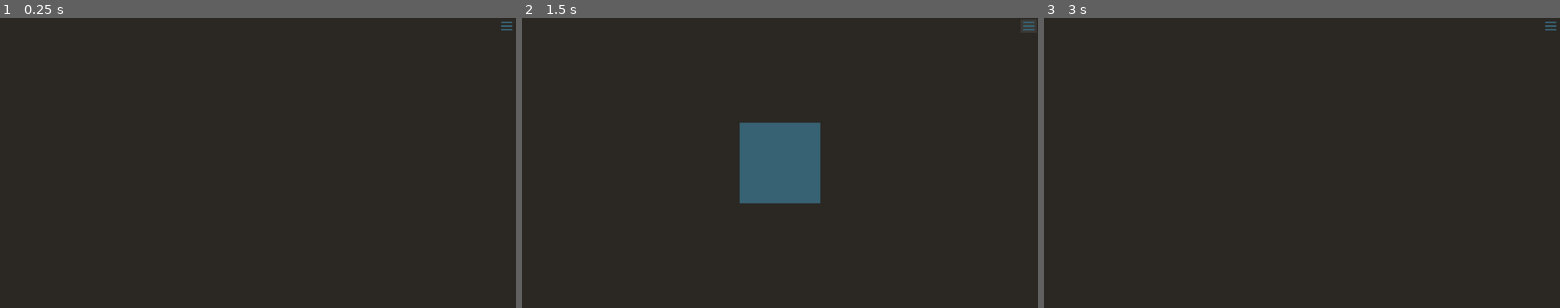
Above: before the commit, frames 1-3 (left to right).
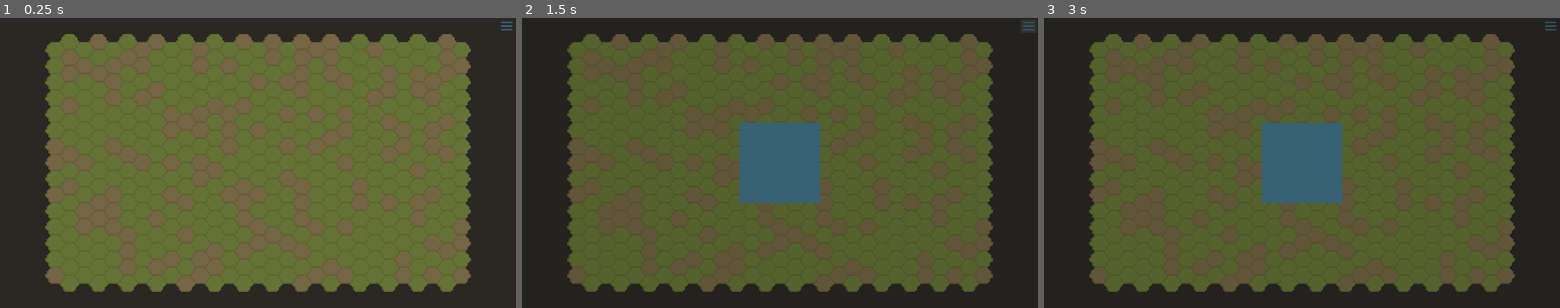
Above: after the commit, the same moments.

Repository: anniryynanen/eerie-forest
Game: Godot game, scene res://scenes/main.tscn
The game is run twice, just before and just after one commit, with the same random seed, the same clock (stepped at 60 frames per second) and the same inputs.
Inputs (mouse positions are in pixels of both pictures, inside the frame that each line leads up to):
- Up to frame 1 (0.25 s): no input
- Up to frame 2 (1.5 s): tap Enter at 0.5 s; move the mouse to (893, 148) at 0.52 s; click (893, 148) at 0.67 s; click (1027, 26) at 1.25 s
- Up to frame 3 (3 s): tap Space at 2 s; move the mouse to (1302, 163) at 2.02 s; click (1302, 163) at 2.17 s; tap Enter at 2.75 s; move the mouse to (1353, 99) at 2.77 s; click (1353, 99) at 2.92 s

The runs differ from the first frame. In frame 1, 70% of the frame differs, in the area x 8-92%, y 5-95%; in frame 2, 66%; in frame 3, 70%.

Commit message:
Draw tiles

Diff:
--- a/project.godot
+++ b/project.godot
@@ -16,7 +16,8 @@
 
 [autoload]
 
-Sounds="*res://scenes/sounds.tscn"
+Sounds="*res://scenes/global/sounds.tscn"
+Sprites="*res://scenes/global/sprites.tscn"
 
 [display]
 
@@ -25,4 +26,6 @@
 
 [rendering]
 
+textures/canvas_textures/default_texture_filter=0
 renderer/rendering_method="mobile"
+environment/defaults/default_clear_color=Color(0.168627, 0.156863, 0.141176, 1)
--- a/scenes/esc_menu.gd
+++ /dev/null
@@ -1,9 +0,0 @@
-extends Control
-
-
-func _gui_input(event: InputEvent) -> void:
-    if event is InputEventMouseButton:
-        var button = event as InputEventMouseButton
-
-        if button.pressed and button.button_index == MOUSE_BUTTON_LEFT:
-            visible = false
--- a/scenes/esc_menu.tscn
+++ b/scenes/esc_menu.tscn
@@ -1,15 +1,12 @@
-[gd_scene load_steps=2 format=3 uid="uid://dcojk7erycka"]
+[gd_scene format=3 uid="uid://dcojk7erycka"]
 
-[ext_resource type="Script" path="res://scenes/esc_menu.gd" id="1_ix8ok"]
-
-[node name="EscMenu" type="Control"]
-layout_mode = 3
+[node name="EscMenu" type="ColorRect"]
 anchors_preset = 15
 anchor_right = 1.0
 anchor_bottom = 1.0
 grow_horizontal = 2
 grow_vertical = 2
-script = ExtResource("1_ix8ok")
+color = Color(0, 0, 0, 0.156863)
 
 [node name="Popup" type="Control" parent="."]
 layout_mode = 1
--- /dev/null
+++ b/scenes/global/sprites.gd
@@ -0,0 +1,5 @@
+extends Node
+## Coordinates of sprites in the tile set
+
+const DIRT = Vector2i(0, 0)
+const GRASS = Vector2i(1, 0)
--- /dev/null
+++ b/scenes/global/sprites.tscn
@@ -0,0 +1,6 @@
+[gd_scene load_steps=2 format=3 uid="uid://dj3dysustt78k"]
+
+[ext_resource type="Script" path="res://scenes/global/sprites.gd" id="1_fqqb3"]
+
+[node name="Sprites" type="Node"]
+script = ExtResource("1_fqqb3")
--- a/scenes/main.tscn
+++ b/scenes/main.tscn
@@ -1,19 +1,41 @@
-[gd_scene load_steps=4 format=3 uid="uid://b0yj7frtv7lyf"]
+[gd_scene load_steps=8 format=3 uid="uid://b0yj7frtv7lyf"]
 
 [ext_resource type="Script" path="res://scenes/main.gd" id="1_6d84c"]
 [ext_resource type="PackedScene" uid="uid://bstm6x3151l08" path="res://scenes/menu_button.tscn" id="2_vvjsd"]
 [ext_resource type="PackedScene" uid="uid://dcojk7erycka" path="res://scenes/esc_menu.tscn" id="3_id2uo"]
+[ext_resource type="Texture2D" uid="uid://byvq31c2jer2b" path="res://images/sprites.png" id="4_u7a7s"]
+[ext_resource type="Script" path="res://scenes/map.gd" id="5_p2io8"]
+
+[sub_resource type="TileSetAtlasSource" id="TileSetAtlasSource_vb7sq"]
+texture = ExtResource("4_u7a7s")
+texture_region_size = Vector2i(12, 10)
+0:0/0 = 0
+1:0/0 = 0
+
+[sub_resource type="TileSet" id="TileSet_sw4hd"]
+tile_shape = 3
+tile_offset_axis = 1
+tile_size = Vector2i(12, 10)
+sources/0 = SubResource("TileSetAtlasSource_vb7sq")
 
 [node name="Main" type="Node"]
 script = ExtResource("1_6d84c")
 
-[node name="Background" type="ColorRect" parent="."]
-anchors_preset = 15
-anchor_right = 1.0
-anchor_bottom = 1.0
+[node name="MapAnchor" type="Control" parent="."]
+layout_mode = 3
+anchors_preset = 8
+anchor_left = 0.5
+anchor_top = 0.5
+anchor_right = 0.5
+anchor_bottom = 0.5
 grow_horizontal = 2
 grow_vertical = 2
-color = Color(0.168627, 0.156863, 0.141176, 1)
+scale = Vector2(4, 4)
+
+[node name="Map" type="TileMap" parent="MapAnchor"]
+tile_set = SubResource("TileSet_sw4hd")
+format = 2
+script = ExtResource("5_p2io8")
 
 [node name="MenuButton" parent="." instance=ExtResource("2_vvjsd")]
 anchors_preset = 1
--- /dev/null
+++ b/scenes/map.gd
@@ -0,0 +1,40 @@
+extends TileMap
+## For hex guide and algorithms, see https://www.redblobgames.com/grids/hexagons/
+
+var tiles: Array[Vector2i] = []
+
+
+func _ready() -> void:
+    # Center map on its anchor
+    @warning_ignore("integer_division")
+    position = Vector2i(
+        -1 * tile_set.tile_size.x / 2,
+        -1 * tile_set.tile_size.y / 2)
+
+    # Add a square of tiles to the map
+    var radius = 14
+    # Enumerate tiles in radius
+    for q in range(-radius, radius + 1):
+        for r in range(max(-radius, -q - radius), min(radius, -q + radius) + 1):
+            # Cut off top and bottom corner
+            var s = -q - r
+            if abs(r) + abs(s) > radius + 1:
+                continue
+
+            tiles.append(Vector2i(q, r))
+
+    # Fill map with dirt and grass
+    for pos in tiles:
+        if randf() < 0.3:
+            set_sprite(pos, Sprites.DIRT)
+        else:
+            set_sprite(pos, Sprites.GRASS)
+
+
+func set_sprite(pos: Vector2i, sprite: Vector2i) -> void:
+    set_cell(0, axial_to_offset(pos), 0, sprite)
+
+
+func axial_to_offset(pos: Vector2i) -> Vector2i:
+    @warning_ignore("integer_division")
+    return Vector2i(pos.x, pos.y + (pos.x - (pos.x & 1)) / 2)
Binary file added: images/sprites.png
Not shown, added: images/sprites.png.import
Renamed: scenes/sounds.tscn -> scenes/global/sounds.tscn
